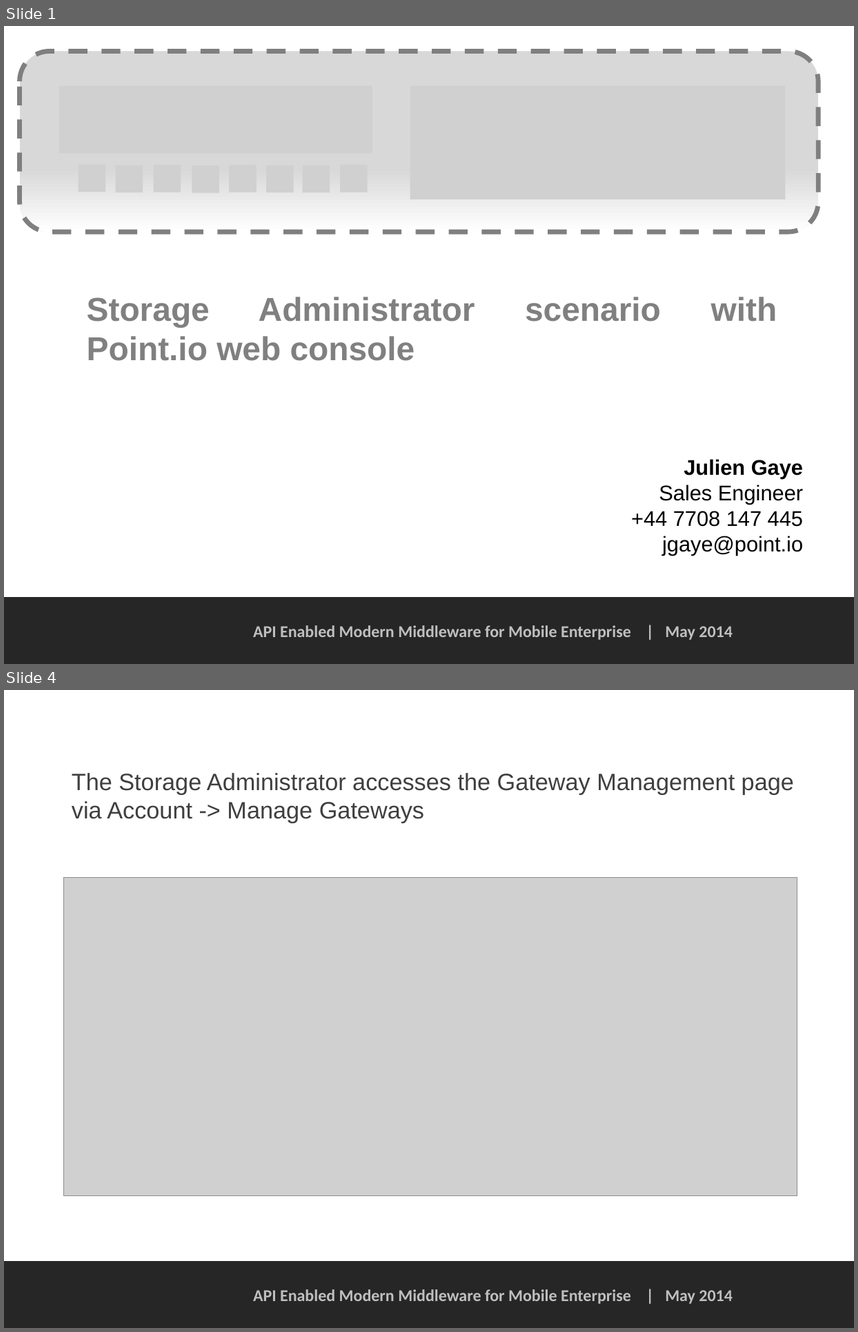
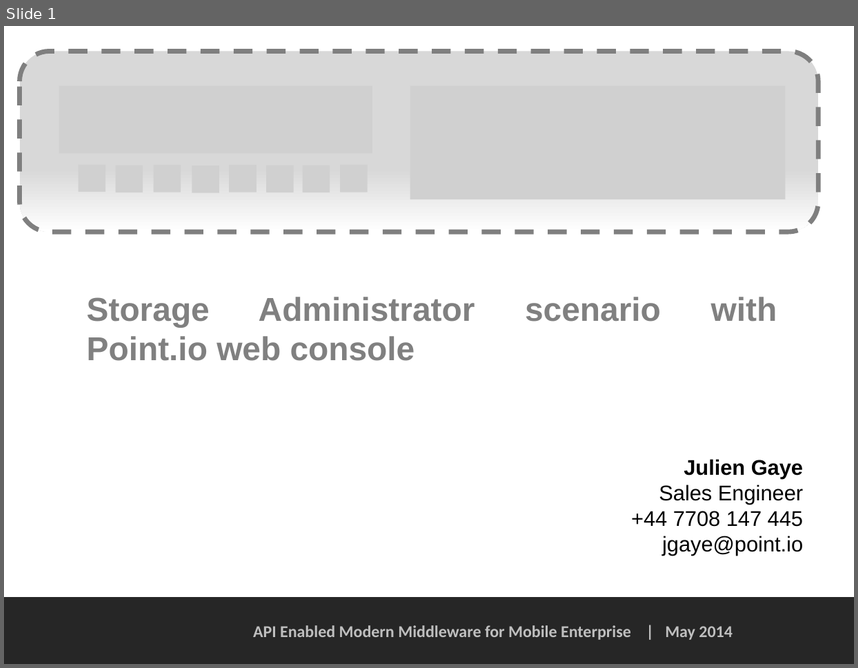
Before and after one commit to PointIO/Documentation, a slide deck: web console doc/Storage Administrator scenario - web console.pptx. Shown one above the other, each under a label of ours: slides 1 and 4 before the commit, slide 1 after it; the slides between them are not shown. The pictures are 858x1332 and 858x668 pixels, drawn with LibreOffice and Linux fonts; fonts in the diff are those of the drawing; grey boxes stand for pictures; background and template pictures are left out. Boxes give left, top, right and bottom in pixels: in the first picture for what was removed or moved away, otherwise in the second. Text is boxed around its words. In the diff, an @@ line names an element or a change of style, - is before the commit and + after.

Commit message:
Update Storage Admin scenario to v1

```diff
--- a/web console doc/Storage Administrator scenario - web console.pptx
+++ b/web console doc/Storage Administrator scenario - web console.pptx
@@ slide 4 removed at bbox=[4, 690, 854, 1328], background #FFFFFF; not listed: 2 template elements that a slide beside it also shows @@
@@ title removed at bbox=[72, 773, 794, 822] @@
-The Storage Administrator accesses the Gateway Management page via Account -> Manage Gateways
@@ picture removed at bbox=[63, 877, 797, 1195] @@
```
Also in this commit, not shown: 2 slides changed, 9 slides added, 9 other slides removed.
